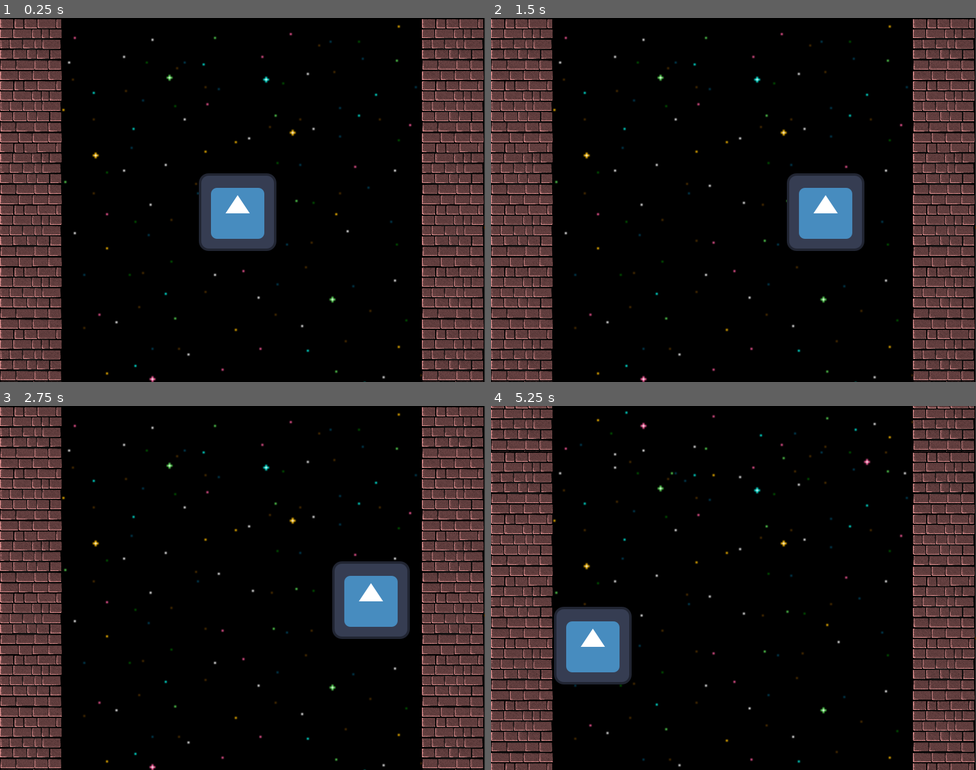
Above: before the commit, frames 1-4 (two rows, left to right).
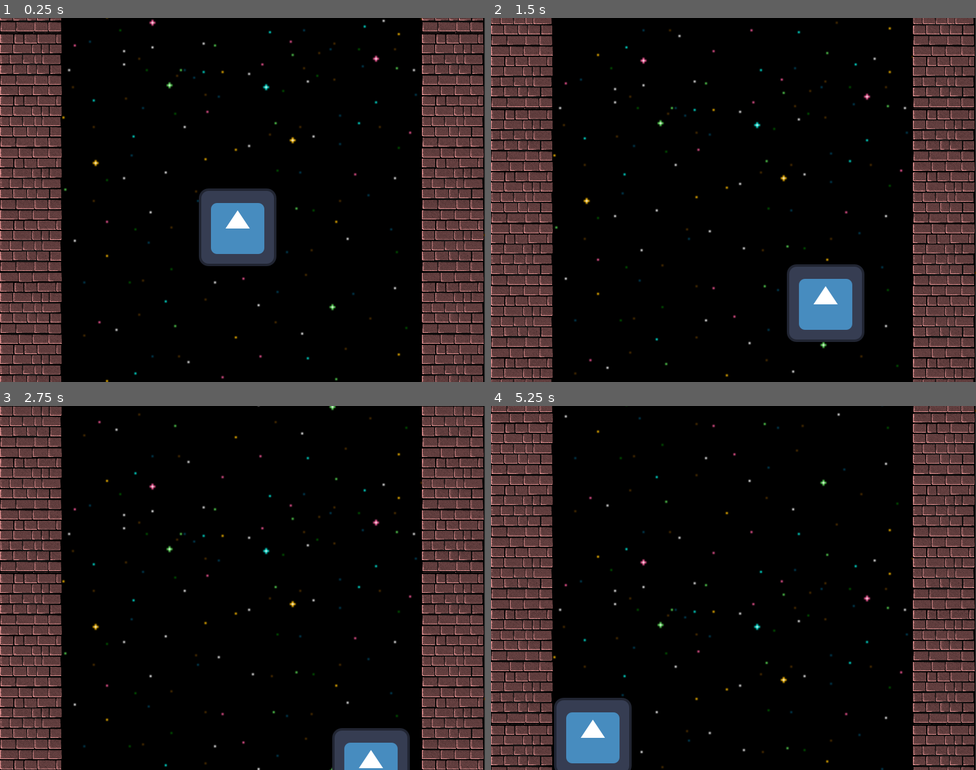
Above: after the commit, the same moments.

Repository: arko-poet/godot-games
Game: Godot game, scene res://tower.tscn
Same seed, same stepped clock (60 frames per second), same inputs: the game is played once before the commit and once after it. The project has no main scene, so this scene is started directly. The engine's default icon, where the game draws it, is replaced by a stand-in: a white triangle on a blue panel in a dark square.
Inputs:
- Up to frame 1 (0.25 s): no input
- Up to frame 2 (1.5 s): hold D (move_right) 0.53-1.28 s; hold A (move_left) from 1.28 s (still down)
- Up to frame 3 (2.75 s): release A (move_left) at 2.03 s; hold D (move_right) from 2.03 s (still down)
- Up to frame 4 (5.25 s): release D (move_right) at 2.78 s; hold W (move_up) 2.78-3.53 s; hold A (move_left) from 3.53 s (still down)

The runs differ from the first frame. In frame 1, 17% of the frame differs, in the area x 0-100%, y 0-100%; in frame 2, 21%; in frame 3, 16%; in frame 4, 21%.

Commit message:
feat(tower): auto scrolling camera

Diff:
--- a/tower/player.gd
+++ b/tower/player.gd
@@ -6,4 +6,6 @@
 		velocity.x = -400
 	if Input.is_action_pressed("move_right"):
 		velocity.x = 400
+	if Input.is_action_pressed("move_up"):
+		velocity.y = -400
 	move_and_slide()
--- a/tower/camera.gd
+++ b/tower/tower.gd
@@ -1,4 +1,6 @@
 extends Node2D
+
+const SCROLL_SPEED = 100
 
 
 # Called when the node enters the scene tree for the first time.
@@ -8,7 +10,6 @@
 
 # Called every frame. 'delta' is the elapsed time since the previous frame.
 func _process(delta: float) -> void:
-	if Input.is_action_pressed("move_up"):
-		$Camera.global_position.y += delta * -100
-		$LeftWall.global_position.y += delta * -100
-		$RightWall.global_position.y += delta * -100
+	$Camera.global_position.y += delta * -SCROLL_SPEED
+	$LeftWall.position.y += delta * -SCROLL_SPEED
+	$RightWall.position.y += delta * -SCROLL_SPEED
--- a/tower/tower.tscn
+++ b/tower/tower.tscn
@@ -2,7 +2,7 @@
 
 [ext_resource type="Texture2D" uid="uid://c084ile7r2hh0" path="res://sprites/black_background.png" id="1_stebd"]
 [ext_resource type="Texture2D" uid="uid://ctq8t6bmq6wkv" path="res://sprites/stars.png" id="1_vedim"]
-[ext_resource type="Script" uid="uid://ciu6xd7wu5kar" path="res://camera.gd" id="3_stebd"]
+[ext_resource type="Script" uid="uid://ciu6xd7wu5kar" path="res://tower.gd" id="3_stebd"]
 [ext_resource type="Texture2D" uid="uid://dvl5oqupugse3" path="res://sprites/brickwall.png" id="4_jbe1c"]
 [ext_resource type="Script" uid="uid://dlk4ojdr4qufi" path="res://player.gd" id="5_lny5m"]
 [ext_resource type="Texture2D" uid="uid://bjwsakoadnovr" path="res://icon.svg" id="6_4ibu2"]
Renamed: tower/camera.gd.uid -> tower/tower.gd.uid
